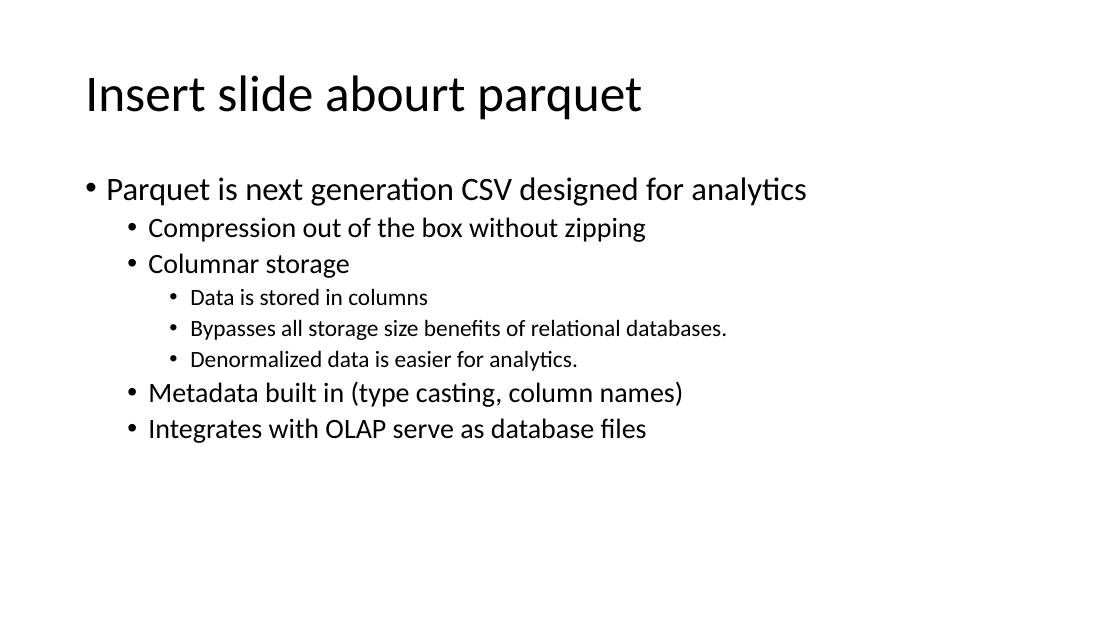
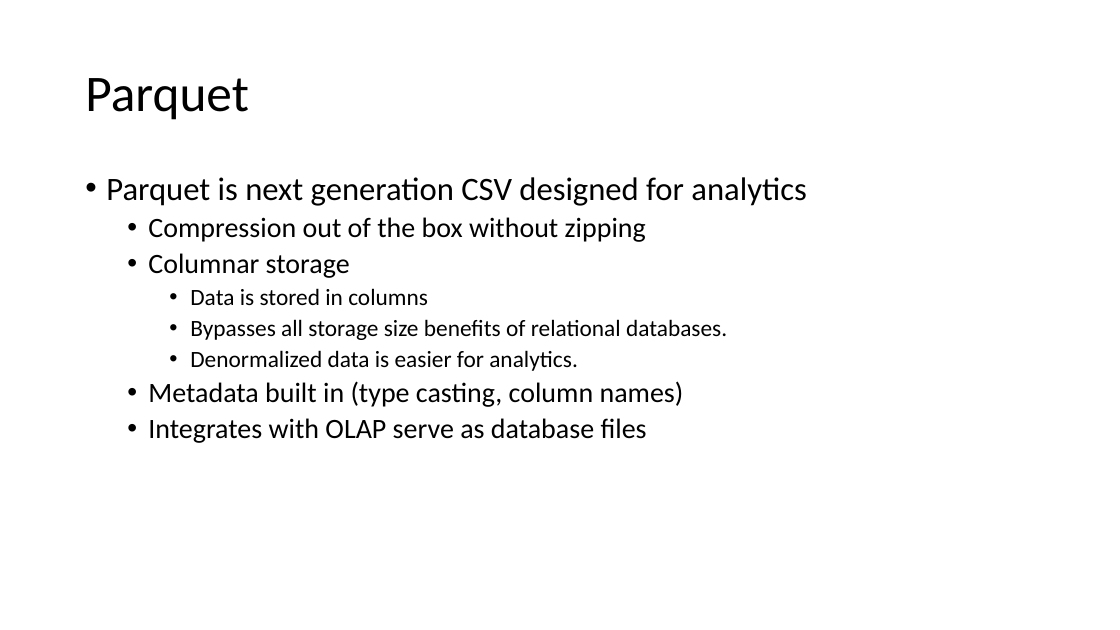
Before and after one commit to federman/hcup-extraction-loading, a slide deck: slide 18 of documents/presentations/2023-04-12 Weekly forum RL.pptx (slide 13 before the commit). Drawn at 1120x630 pixels with LibreOffice and Linux fonts; fonts in the diff are those of the drawing. Boxes give left, top, right and bottom in pixels: in the first picture for what was removed or moved away, otherwise in the second. Text is boxed around its words. In the diff, an @@ line names an element or a change of style, - is before the commit and + after.

```diff
--- a/documents/presentations/2023-04-12 Weekly forum RL.pptx
+++ b/documents/presentations/2023-04-12 Weekly forum RL.pptx
@@ title at <box>85,78,249,120</box>: text changed @@
-Insert slide abourt parquet
+Parquet
```
Also in this commit, not shown: 3 other slides changed, 14 slides added, 4 slides removed.
